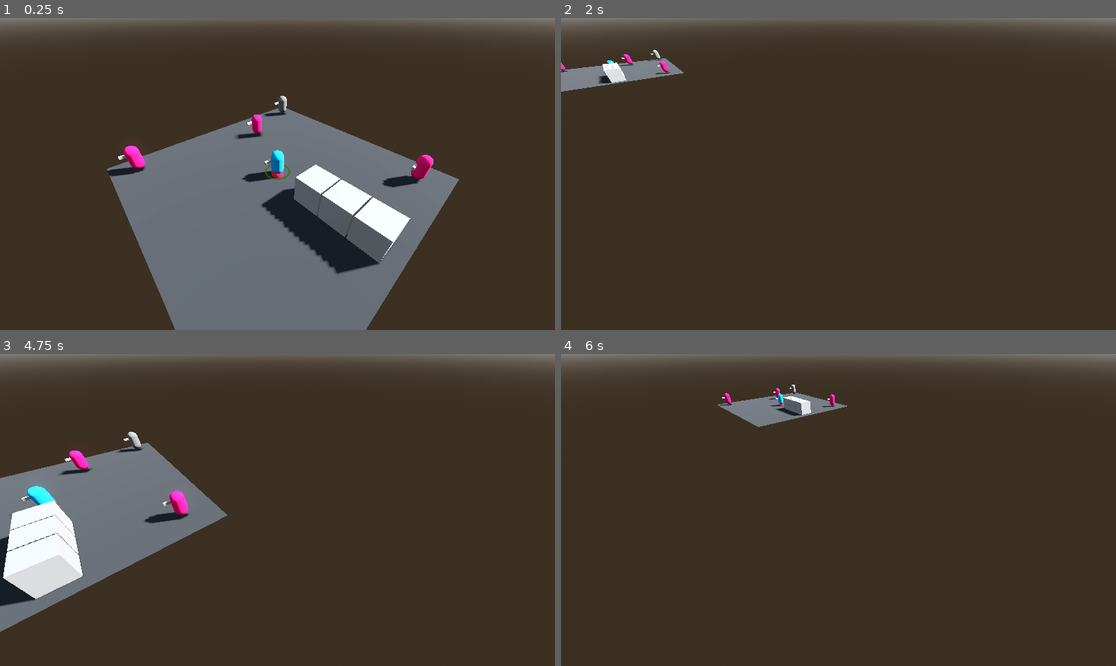
Above: before the commit, frames 1-4 (two rows, left to right).
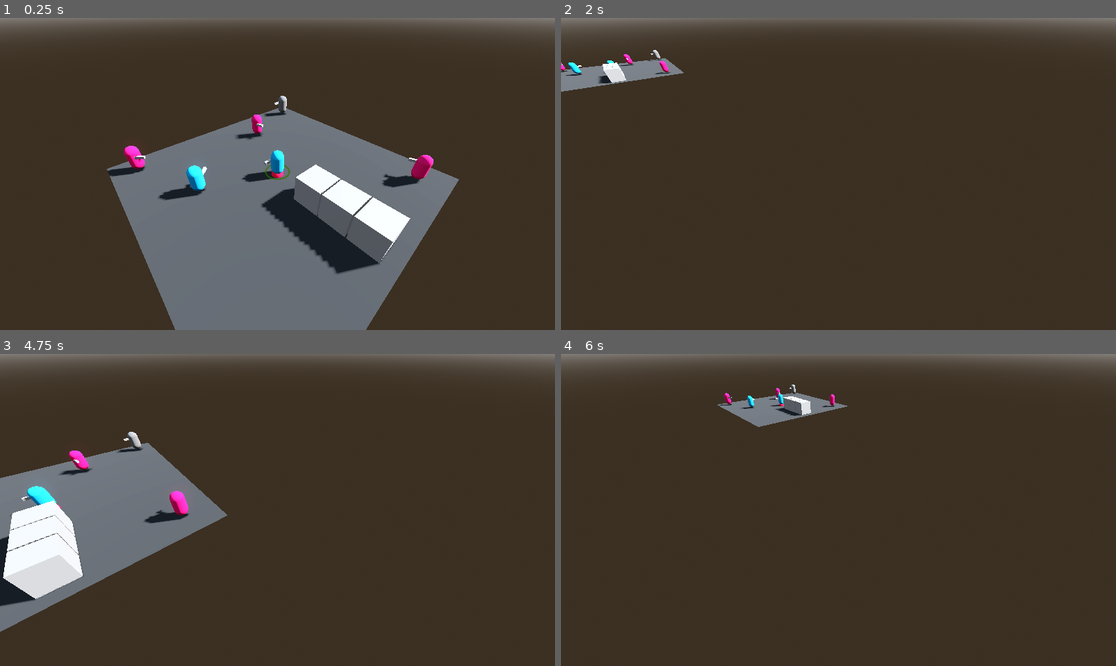
Above: after the commit, the same moments.

Repository: Nordtwig/metrotopia-combat
Game: Godot game, scene res://main.tscn
Two runs of this game, one before a commit and one after it. Both use one fixed random seed, a clock stepped at 60 frames per second and the inputs below.
Inputs (mouse positions are in pixels of both pictures, inside the frame that each line leads up to):
- Up to frame 1 (0.25 s): no input
- Up to frame 2 (2 s): tap Enter (ui_accept) at 0.5, 0.77, 1.52 s; move the mouse to (960, 158) at 0.52 s; press the mouse at (960, 158) at 0.53 s; hold D (pan_right) 0.53-1.28 s; right-click (960, 158) at 0.8 s; move the mouse to (727, 189) at 1.27 s; release the mouse at (727, 189) at 1.28 s; hold S (pan_backward) from 1.28 s (still down); right-click (727, 189) at 1.35 s; click (727, 189) at 1.55 s
- Up to frame 3 (4.75 s): move the mouse to (333, 441) at 2.02 s; release S (pan_backward) at 2.03 s; press the mouse at (333, 441) at 2.03 s; hold D (pan_right) 2.03-2.78 s; right-click (333, 441) at 2.3 s; move the mouse to (249, 572) at 2.77 s; release the mouse at (249, 572) at 2.78 s; hold W (pan_forward) 2.78-3.53 s; right-click (249, 572) at 2.85 s; tap Enter (ui_accept) at 3.02, 3.5, 3.77, 4.25, 4.52 s; click (249, 572) at 3.05 s; move the mouse to (444, 556) at 3.52 s; press the mouse at (444, 556) at 3.53 s; hold A (pan_left) from 3.53 s (still down); right-click (444, 556) at 3.8 s; move the mouse to (111, 463) at 4.27 s; release the mouse at (111, 463) at 4.28 s; right-click (111, 463) at 4.35 s; click (111, 463) at 4.55 s
- Up to frame 4 (6 s): move the mouse to (866, 510) at 5.02 s; release A (pan_left) at 5.03 s; press the mouse at (866, 510) at 5.03 s; hold S (pan_backward) 5.03-5.78 s; right-click (866, 510) at 5.3 s; move the mouse to (755, 432) at 5.77 s; release the mouse at (755, 432) at 5.78 s; hold D (pan_right) from 5.78 s (still down); right-click (755, 432) at 5.85 s

The runs differ from the first frame. In frame 1, 0.5% of the frame differs, in the area x 21-76%, y 32-59%; in frame 2, less than 0.1%; in frame 3, less than 0.1%; in frame 4, less than 0.1%.

Commit message:
add janky actor selection mechanic

Diff:
--- a/actor.gd
+++ b/actor.gd
@@ -41,6 +41,7 @@
 	nav_agent.velocity_computed.connect(_on_velocity_computed)
 	gun_cycle_timer.timeout.connect(_on_gun_cycle_timer_timeout)
 	Events.actor_died.connect(_on_actor_died)
+	Events.clickable_clicked.connect(_on_clickable_clicked)
 
 	model_mesh.material_override = uniform_material
 
@@ -148,3 +149,17 @@
 func _on_actor_died(actor: Actor)  -> void:
 	if _target == actor:
 		_target = null
+
+
+func _on_clickable_clicked(node: Node3D) -> void:
+	if !node.is_in_group("actors"):
+		return
+
+	if node != self:
+		return
+
+	if actor_faction != FACTION.PLAYER:
+		return
+
+	_set_selected_indicator(true)
+	Events.playable_actor_selected.emit(self)
--- a/events.gd
+++ b/events.gd
@@ -2,6 +2,7 @@
 
 signal clickable_clicked(node: Node3D)
 signal actor_died(actor: Actor)
+signal playable_actor_selected(actor: Actor)
 
 
 func _ready() -> void:
--- a/game_manager.gd
+++ b/game_manager.gd
@@ -3,7 +3,7 @@
 
 
 @export var _camera: Camera3D
-@export var _actor: CharacterBody3D
+@export var _actors: Array[CharacterBody3D]
 @export var _enemies: Array[CharacterBody3D]
 @export var _indicator: MeshInstance3D
 @export var _aim_indicator: MeshInstance3D
@@ -11,7 +11,9 @@
 
 func _ready():
 	Global.game_manager = self
-	_actor._set_selected_indicator(true)
+	Events.playable_actor_selected.connect(_on_playable_actor_selected)
+	for actor in _actors:
+		actor._set_selected_indicator(true)
 	# for enemy in _enemies:
 	# 	enemy.set_target(_actor)
 
@@ -36,17 +38,27 @@
 
 		if event.is_action_pressed("right_click"):
 			if intersection.collider.is_in_group("ground"):
-				_actor.set_movement_target(target_position)
+				for actor in _actors:
+					actor.set_movement_target(target_position)
 				_indicator.global_position = target_position
 			elif intersection.collider.is_in_group("actors"):
-				_actor.set_target(intersection.collider)
+				for actor in _actors:
+					actor.set_target(intersection.collider)
 				_aim_indicator.global_position = intersection.collider.global_position
 
 		if event.is_action_pressed("left_click"):
 			if intersection.collider.is_in_group("ground"):
-				_actor._set_selected_indicator(false)
+				for actor in _actors:
+					actor._set_selected_indicator(false)
+					_actors.erase(actor)
 			elif intersection.collider.is_in_group("actors"):
+				for actor in _actors:
+					actor._set_selected_indicator(false)
 				Events.clickable_clicked.emit(intersection.collider)
 	if event.is_action_pressed("ui_accept"):
 		print("toggling mute log")
 		Logger.mute_logs = !Logger.mute_logs
+
+
+func _on_playable_actor_selected(actor: Actor) -> void:
+	_actors.append(actor)
--- a/main.tscn
+++ b/main.tscn
@@ -49,10 +49,10 @@
 [sub_resource type="SphereMesh" id="SphereMesh_usyuv"]
 material = SubResource("StandardMaterial3D_4r0qn")
 
-[node name="Main" type="Node3D" node_paths=PackedStringArray("_camera", "_actor", "_enemies", "_indicator", "_aim_indicator")]
+[node name="Main" type="Node3D" node_paths=PackedStringArray("_camera", "_actors", "_enemies", "_indicator", "_aim_indicator")]
 script = ExtResource("1_krrju")
 _camera = NodePath("CameraArm/Camera")
-_actor = NodePath("Actors/Actor")
+_actors = [NodePath("Actors/Actor")]
 _enemies = [NodePath("Actors/Actor2"), NodePath("Actors/Actor3"), NodePath("Actors/Actor4"), NodePath("Actors/Actor5")]
 _indicator = NodePath("MoveIndicator")
 _aim_indicator = NodePath("AimIndicator")
@@ -97,18 +97,22 @@
 [node name="Actor" parent="Actors" instance=ExtResource("1_ofkfo")]
 uniform_material = ExtResource("5_vcap6")
 
+[node name="Actor6" parent="Actors" instance=ExtResource("1_ofkfo")]
+transform = Transform3D(-0.74536, 0, -0.666663, 0, 1, 0, 0.666663, 0, -0.74536, -2.40106, 0, 5.43902)
+uniform_material = ExtResource("5_vcap6")
+
 [node name="Actor2" parent="Actors" instance=ExtResource("1_ofkfo")]
-transform = Transform3D(1, 0, 0, 0, 1, 0, 0, 0, 1, 7.675, 0, -7.49206)
+transform = Transform3D(0.291787, 0, -0.956483, 0, 1, 0, 0.956483, 0, 0.291787, 7.675, 0, -7.49206)
 actor_faction = 2
 uniform_material = ExtResource("6_nxp1p")
 
 [node name="Actor3" parent="Actors" instance=ExtResource("1_ofkfo")]
-transform = Transform3D(1, 0, 0, 0, 1, 0, 0, 0, 1, -6.20343, 0, -2.84393)
+transform = Transform3D(-0.230186, 0, 0.973147, 0, 1, 0, -0.973147, 0, -0.230186, -6.20343, 0, -2.84393)
 actor_faction = 2
 uniform_material = ExtResource("6_nxp1p")
 
 [node name="Actor4" parent="Actors" instance=ExtResource("1_ofkfo")]
-transform = Transform3D(1, 0, 0, 0, 1, 0, 0, 0, 1, -8.06587, 0, 7.90332)
+transform = Transform3D(-0.788075, 0, 0.615579, 0, 1, 0, -0.615579, 0, -0.788075, -8.06587, 0, 7.90332)
 actor_faction = 2
 uniform_material = ExtResource("6_nxp1p")
 
